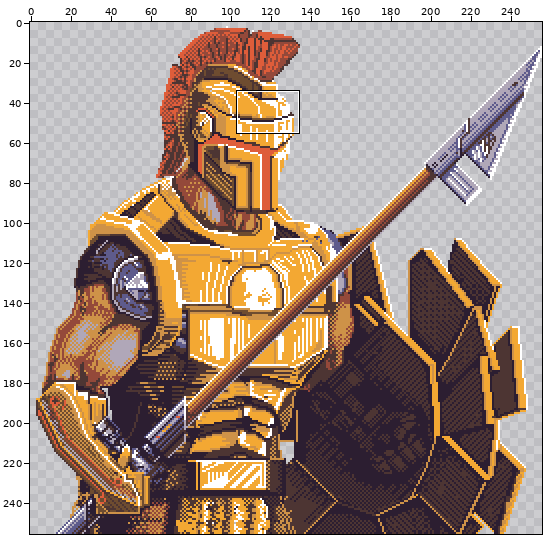
Sprite sheet, stored at src/GameContent/Content/Sprites/GameObjects/Characters/Heroes/Hoplite/Portrait.png. The picture above shows the old version from afar; the outline marks the close-up.
Close-up. Earlier state:
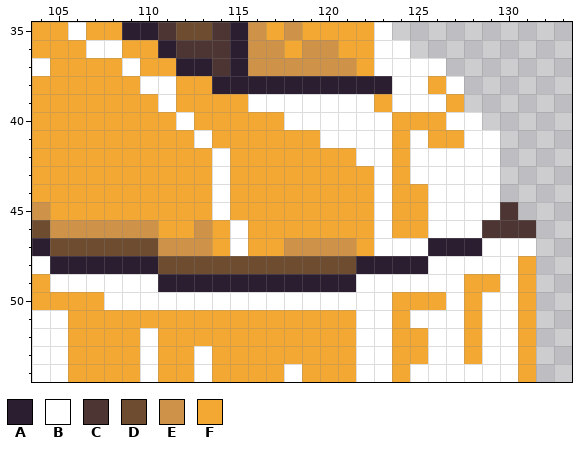
The file is 256x256 pixels. Colours within 5 levels of each other are drawn and written as one. Shown: x 104..133, y 35..54. The commit also changed other parts of the picture, which this record leaves out.
Palette (. is transparent): A #2c1e31  B #ffffff  C #4d3533  D #6e4c30  E #ce9248  F #f3a833
Pixels before, first column x 104:
35 FFBFFAACDDCAEFEFFFFB........
36 FFFBBFFACCCAEEFEEFFBB.......
37 BFFFFBFFAACAEEEEEEFBBBB.....
38 FFFFFFBBFFAAAAAAAAAABBFB....
39 FFFFFFFBFFFFBBBBBBBFBBBF....
40 FFFFFFFFBFFFFFBBBBBBFFFBB...
41 FFFFFFFFFBFFFFFFBBBBFBFFBB..
42 FFFFFFFFFFBFFFFFFFBBFBBBBB..
43 FFFFFFFFFFBFFFFFFFFBFBBBBB..
44 FFFFFFFFFFBFFFFFFFFBFFBBBB..
45 EFFFFFFFFFBFFFFFFFFBFFBBBBC.
46 DEEEEEEFFEFBFFFFFFFBFFBBBCCC
47 ADDDDDDEEEFBFFEEEEFBBBAAABBB
48 BAAAAAADDDDDDDDDDDAAAABBBBBF
49 FBBBBBBAAAAAAAAAAABBBBBBFFBF
50 FFFFBBBBBBBBBBBBBBBBFFFBFBBF
51 BBFFFFFFFFFFFFFFFFBBFBBBFBBF
52 BBFFFFBFFFFFFFFFFFBBFFBBFBBF
53 BBFFFFBFFBFFFFFFFFBBFFBBFBBF
54 BBFFFFBFFBFFFFBFFFBBFBBBBBBF
Once edited:
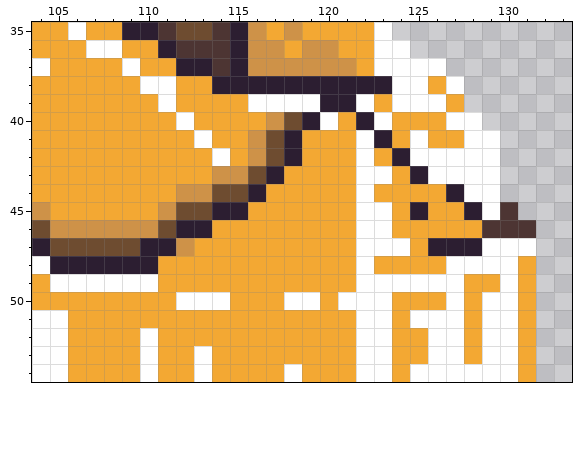
The edit:
Colour B becomes colour A in row 39 at x 120 to 121; in row 40 at x 119 and 122; in row 41 at x 123; in row 43 at x 125; in row 44 at x 127; in row 45 at x 114 and 128.
Colour D becomes colour A in row 47 at x 110.
Colour E becomes colour A in row 46 at x 113; in row 47 at x 111.
Colour F becomes colour A in row 41 at x 118; in row 42 at x 118 and 124; in row 43 at x 117; in row 44 at x 116; in row 45 at x 115 and 125; in row 46 at x 112.
Colour A becomes colour B in row 48 at x 122.
Colour F becomes colour B in rows 43 to 47 at x 122.
Colour B becomes colour D in row 40 at x 118; in row 44 at x 114.
Colour F becomes colour D in rows 41 to 42 at x 117; in row 43 at x 116; in row 44 at x 115; in row 45 at x 112 to 113; in row 46 at x 111.
Colour B becomes colour E in row 43 at x 114.
Colour F becomes colour E in row 40 at x 117; in rows 41 to 42 at x 116; in row 43 at x 115; in row 44 at x 112 to 113; in row 45 at x 111.
Colour A becomes colour F in row 48 at x 123 to 125; in row 49 at x 111 to 121.
Colour B becomes colour F in row 40 at x 121; in row 41 at x 120 to 121; in row 42 at x 123; in row 44 at x 123 and 126; in row 45 at x 126 to 127; in row 46 at x 115 and 126 to 128.
Colour B becomes colour F in row 47 at x 115 and 125; in row 48 at x 126; in row 50 at x 108 to 111, 115 to 117 and 120.
Colour D becomes colour F in row 48 at x 111 to 121.
Colour E becomes colour F in row 47 at x 113 and 118 to 121.
Where, in picture pixels (left, top, right, bottom), the same in both close-ups:
changed: (104, 94, 482, 310)
